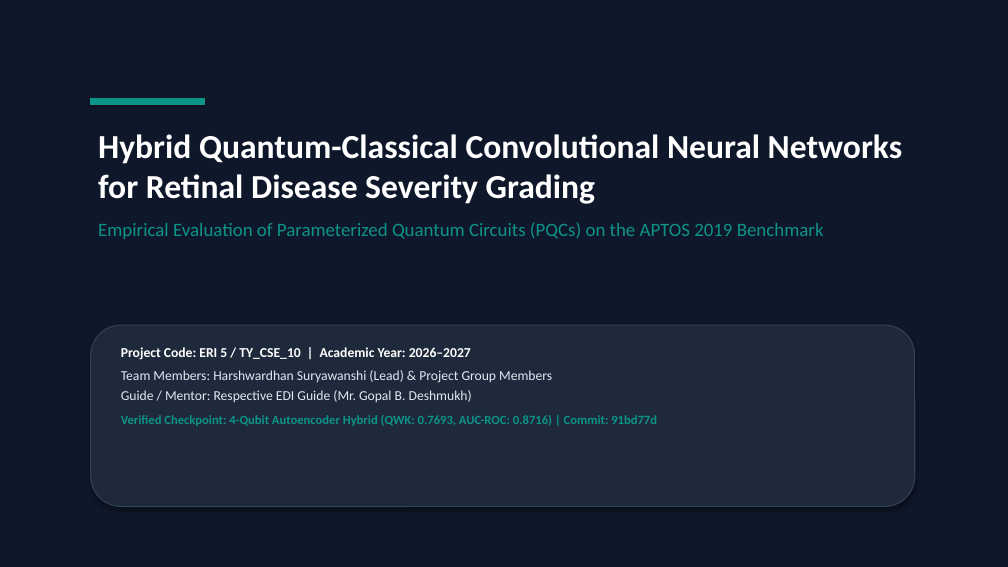
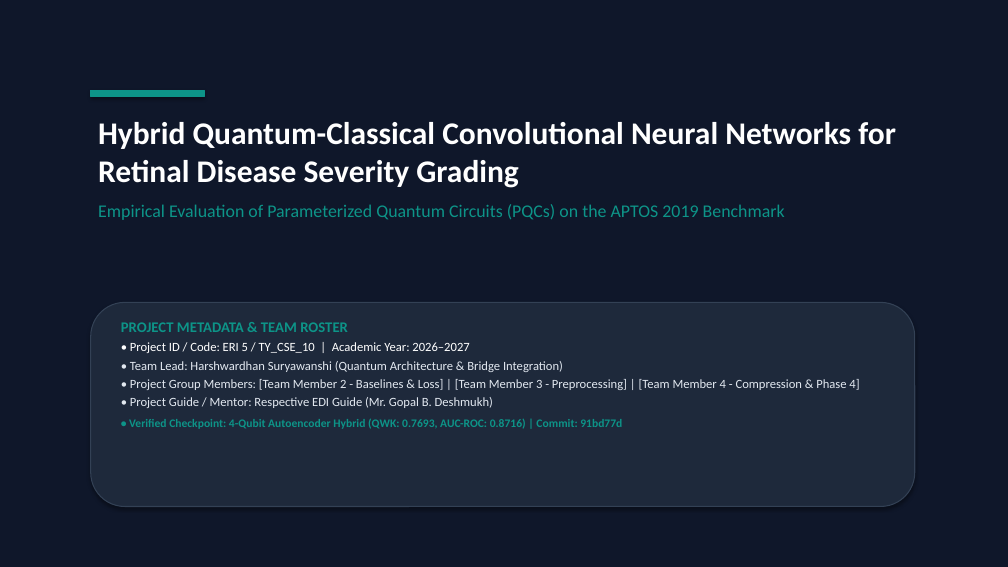
Before and after one commit to hswaym/RFMid-Retinal-Classification, a slide deck: slide 1 of reports/mid_sem_presentation.pptx. Drawn at 1008x567 pixels with LibreOffice and Linux fonts; fonts in the diff are those of the drawing. Boxes give left, top, right and bottom in pixels: in the first picture for what was removed or moved away, otherwise in the second. Text is boxed around its words. In the diff, an @@ line names an element or a change of style, - is before the commit and + after.

```diff
--- a/reports/mid_sem_presentation.pptx
+++ b/reports/mid_sem_presentation.pptx
@@ text "Hybrid Quantum-Classical Convolutional Neural Networks ...": place and size @@
-text "Hybrid Quantum-Classical Convolutional Neural Networks ..." at <box>98,134,902,239</box>
+text "Hybrid Quantum-Classical Convolutional Neural Networks ..." at <box>98,122,896,220</box>
@@ text "Hybrid Quantum-Classical Convolutional Neural Networks ..." at <box>98,122,896,220</box>: size 32 to 30 pt in "Hybrid Quantum-Classical Convolutional Neural Networks for R ..."; size 18 to 17 pt in "Empirical Evaluation of Parameterized Quantum Circuits (PQCs ..."; less space between paragraphs @@
@@ rectangle: place and size @@
-rectangle at <box>91,98,204,104</box>
+rectangle at <box>91,91,204,97</box>
@@ rounded rectangle: place and size @@
-rounded rectangle at <box>91,325,915,507</box>
+rounded rectangle at <box>91,302,915,507</box>
@@ text at <box>121,322,859,429</box>: text changed; size 13 to 12 pt; bold off @@
-Project Code: ERI 5 / TY_CSE_10 | Academic Year: 2026–2027
-Team Members: Harshwardhan Suryawanshi (Lead) & Project Group Members
-Guide / Mentor: Respective EDI Guide (Mr. Gopal B. Deshmukh)
-Verified Checkpoint: 4-Qubit Autoencoder Hybrid (QWK: 0.7693, AUC-ROC: 0.8716) | Commit: 91bd77d
+PROJECT METADATA & TEAM ROSTER
+• Project ID / Code: ERI 5 / TY_CSE_10 | Academic Year: 2026–2027
+• Team Lead: Harshwardhan Suryawanshi (Quantum Architecture & Bridge Integration)
+• Project Group Members: [Team Member 2 - Baselines & Loss] | [Team Member 3 - Preprocessing] | [Team Member 4 - Compression & Phase 4]
+• Project Guide / Mentor: Respective EDI Guide (Mr. Gopal B. Deshmukh)
+• Verified Checkpoint: 4-Qubit Autoencoder Hybrid (QWK: 0.7693, AUC-ROC: 0.8716) | Commit: 91bd77d
```
Also in this commit, not shown: 6 other slides changed, 5 slides added, 6 slides removed, 2 other files.
